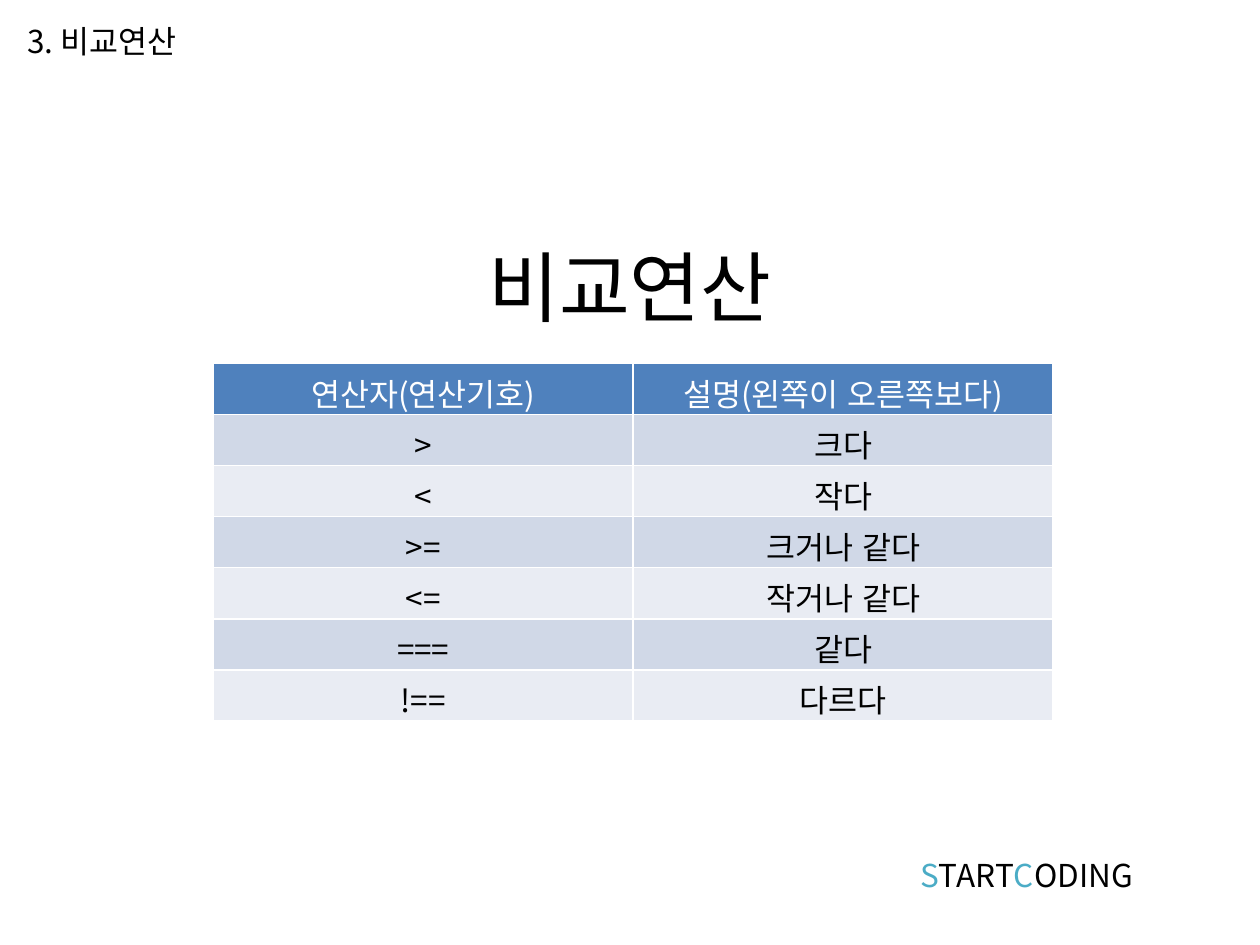
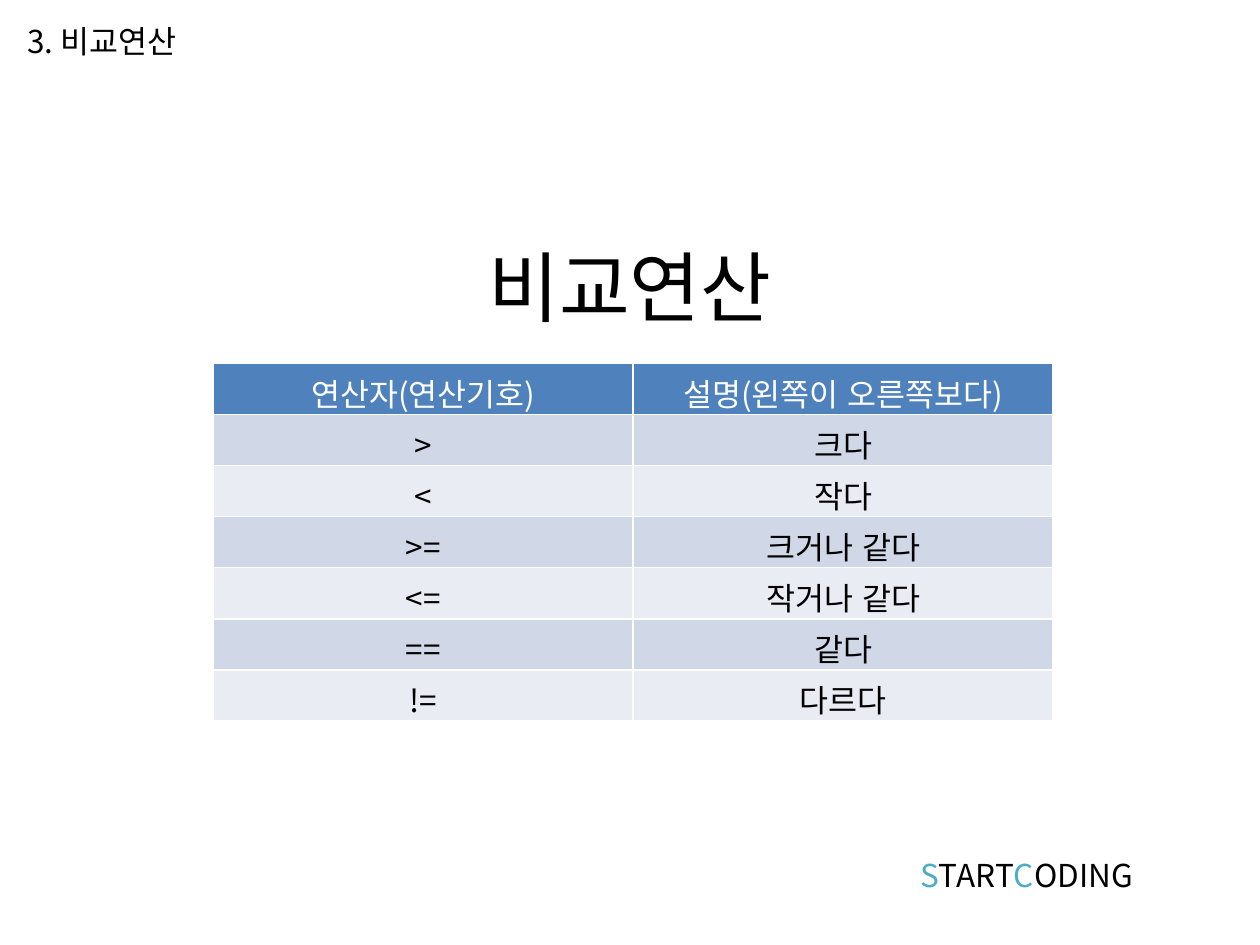
Before and after one commit to kwonkijun/python, a slide deck: slide 12 of 파이썬기초(PPT)/파이썬 기초 3강_연산과 연산자.pptx (slide 9 before the commit). Drawn at 1260x945 pixels with LibreOffice and Linux fonts; fonts in the diff are those of the drawing. Boxes give left, top, right and bottom in pixels: in the first picture for what was removed or moved away, otherwise in the second. Text is boxed around its words. In the diff, an @@ line names an element or a change of style, - is before the commit and + after.

```diff
--- a/파이썬기초(PPT)/파이썬 기초 3강_연산과 연산자.pptx
+++ b/파이썬기초(PPT)/파이썬 기초 3강_연산과 연산자.pptx
@@ table at [213, 363, 1052, 721] @@
-row 6, column 1: ===
+row 6, column 1: ==
-row 7, column 1: !==
+row 7, column 1: !=
```
Also in this commit, not shown: 4 other slides changed, 3 slides added, 12 other files.
